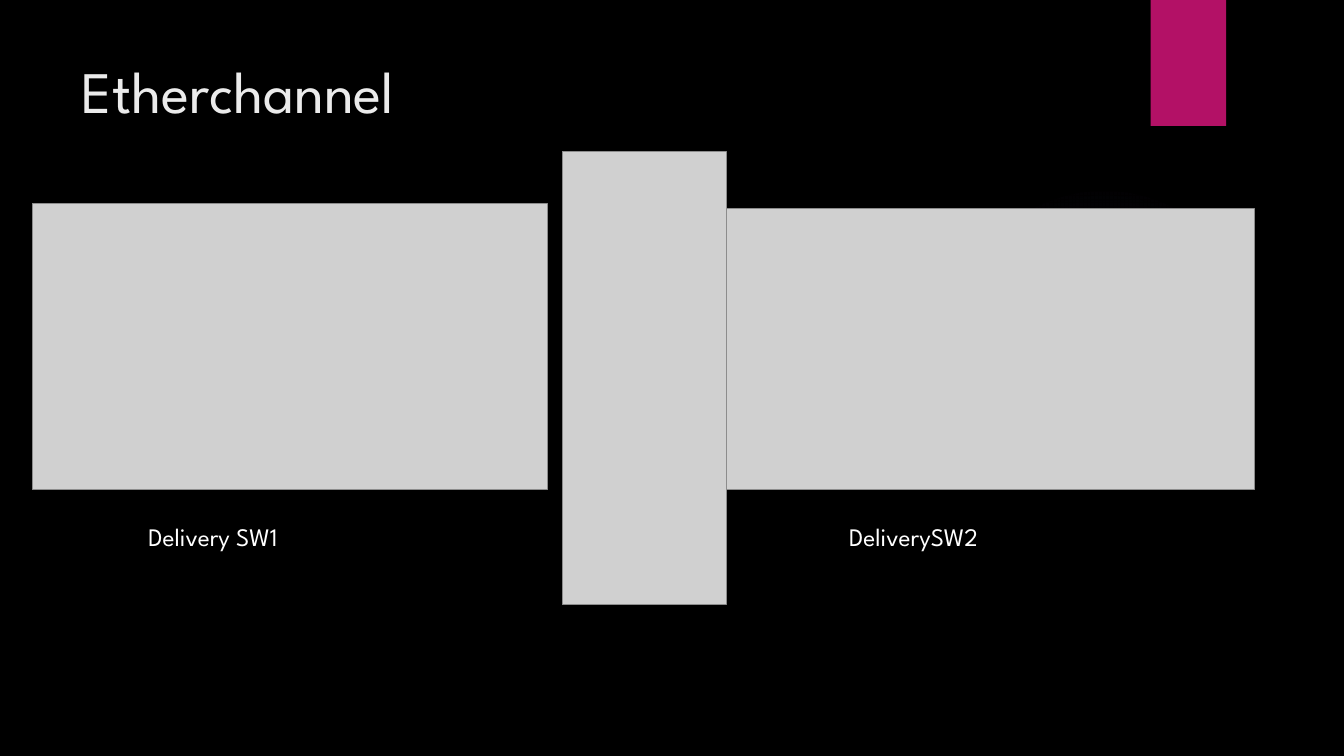
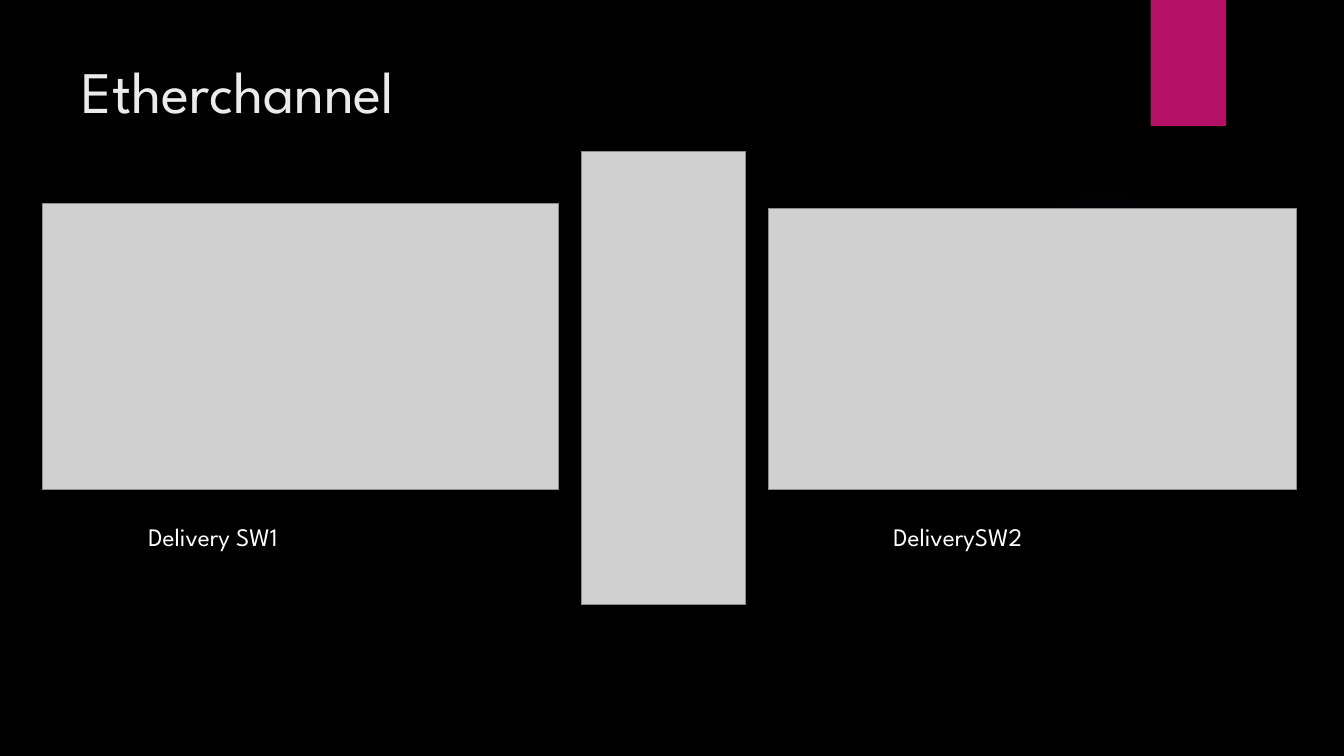
Before and after one commit to LajkaK2006/BorsodNet, a slide deck: slide 15 of Tacos KFT.pptx. Drawn at 1344x756 pixels with LibreOffice and Linux fonts; fonts in the diff are those of the drawing; grey boxes stand for pictures; background and template pictures are left out. Boxes give left, top, right and bottom in pixels: in the first picture for what was removed or moved away, otherwise in the second. Text is boxed around its words. In the diff, an @@ line names an element or a change of style, - is before the commit and + after.

```diff
--- a/Tacos KFT.pptx
+++ b/Tacos KFT.pptx
@@ picture: place and size @@
-picture at bbox=[563, 151, 726, 605]
+picture at bbox=[582, 151, 745, 605]
@@ picture: place and size @@
-picture at bbox=[32, 204, 547, 489]
+picture at bbox=[42, 204, 558, 489]
@@ picture: place and size @@
-picture at bbox=[726, 209, 1254, 490]
+picture at bbox=[768, 209, 1297, 490]
@@ text "DeliverySW2": place and size @@
-text "DeliverySW2" at bbox=[849, 528, 978, 552]
+text "DeliverySW2" at bbox=[893, 528, 1022, 552]
```
Also in this commit, not shown: 7 other slides changed.
